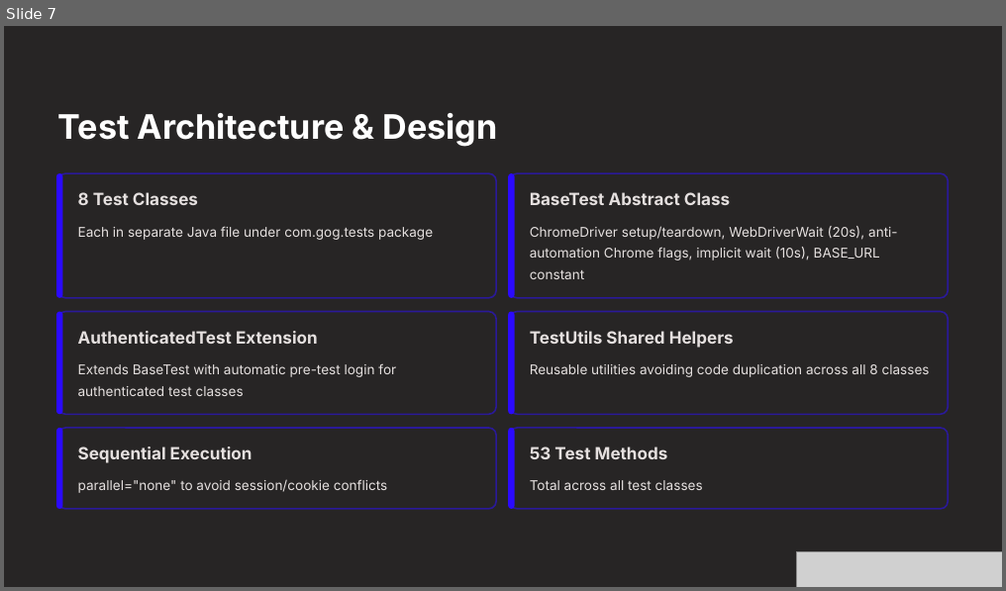
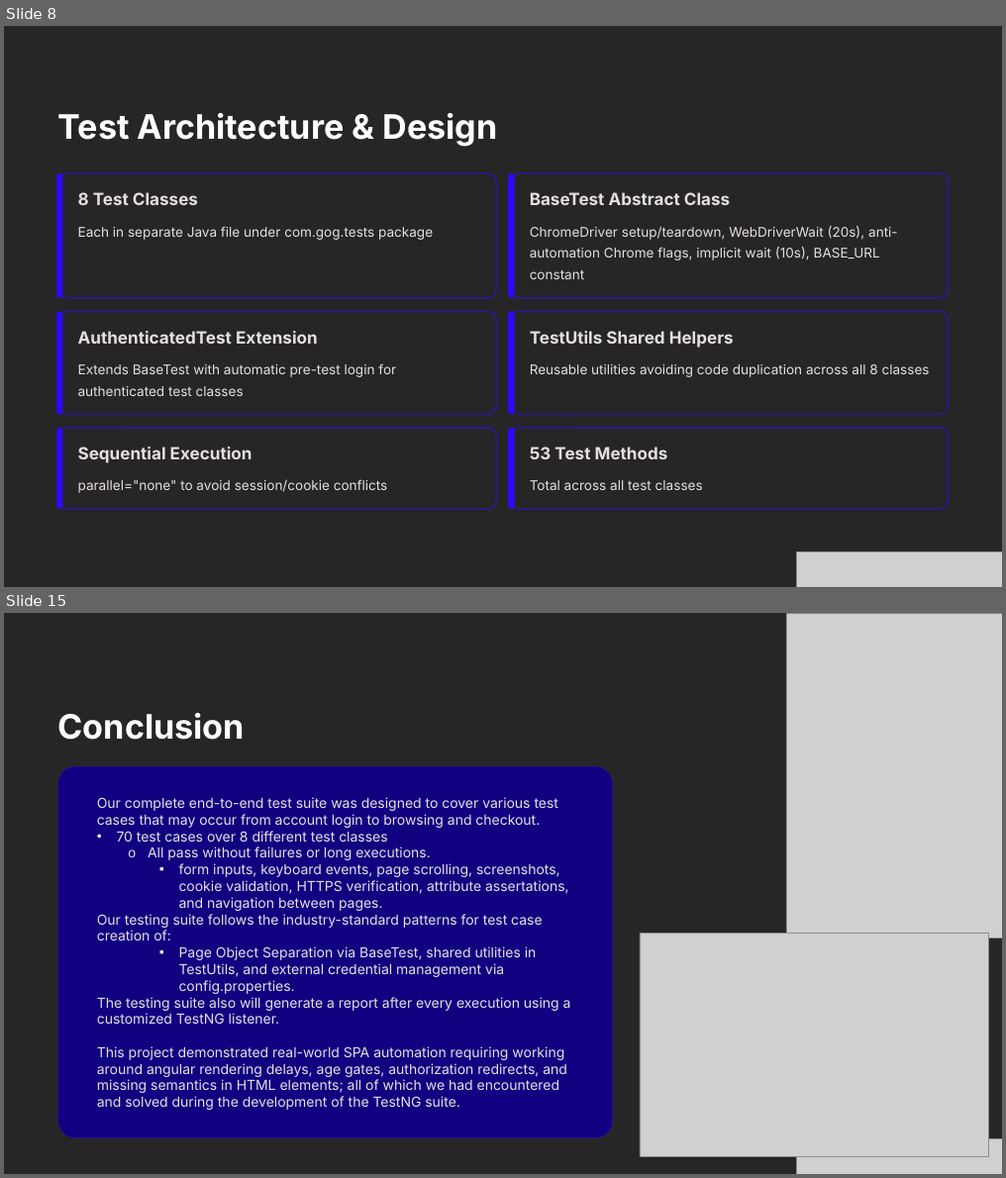
Before and after one commit to DennisKerry/GOG-Tester, a slide deck: doc/Automated-End-to-End-Testing-of-GOGcom.pptx. Shown one above the other, each under a label of ours: slide 7 before the commit, slides 8 and 15 after it; the slides between them are not shown. The pictures are 1006x591 and 1006x1178 pixels, drawn with LibreOffice and Linux fonts; fonts in the diff are those of the drawing; grey boxes stand for pictures; background and template pictures are left out. Boxes give left, top, right and bottom in pixels: in the first picture for what was removed or moved away, otherwise in the second. Text is boxed around its words. In the diff, an @@ line names an element or a change of style, - is before the commit and + after.

Commit message:
fix: LoginPageTest

```diff
--- a/doc/Automated-End-to-End-Testing-of-GOGcom.pptx
+++ b/doc/Automated-End-to-End-Testing-of-GOGcom.pptx
@@ slide 15 added at (4, 613, 1002, 1174), background #FFFFFF; not listed: 1 template element that a slide beside it also shows @@
@@ picture added at (787, 613, 1002, 938) @@
@@ text added at (58, 713, 245, 740), 39 pt, text #FFFFFF, bold @@
+Conclusion
@@ rounded rectangle added at (58, 766, 613, 1138), fill #110080, outline #2A1999 0.6 pt @@
@@ text added at (97, 797, 571, 1110), 16 pt, text #E5E0DF @@
+Our complete end-to-end test suite was designed to cover various test cases that may occur from account login to browsing and checkout.
+• 70 test cases over 8 different test classes
+  o All pass without failures or long executions.
+    ▪ form inputs, keyboard events, page scrolling, screenshots, cookie validation, HTTPS verification, attribute assertations, and navigation between pages.
+Our testing suite follows the industry-standard patterns for test case creation of:
+    ▪ Page Object Separation via BaseTest, shared utilities in TestUtils, and external credential management via config.properties.
+The testing suite also will generate a report after every execution using a customized TestNG listener.
+This project demonstrated real-world SPA automation requiring working around angular rendering delays, age gates, authorization redirects, and missing semantics in HTML elements; all of which we had encountered and solved during the development of the TestNG suite.
@@ picture added at (640, 934, 989, 1157) @@
@@ picture added at (797, 1140, 1002, 1174) @@
@@ what was slide 7 is now slide 8 @@
```
Also in this commit, not shown: 5 slides changed, 4 other slides added, 3 slides removed, 14 other files.
